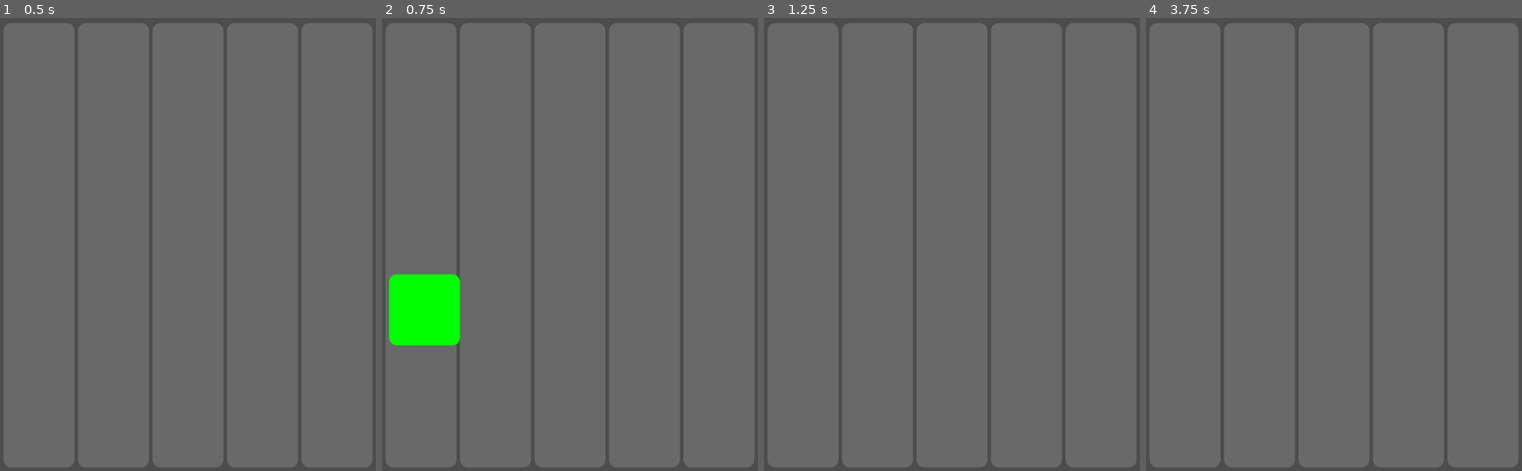
Above: before the commit, frames 1-4 (left to right).
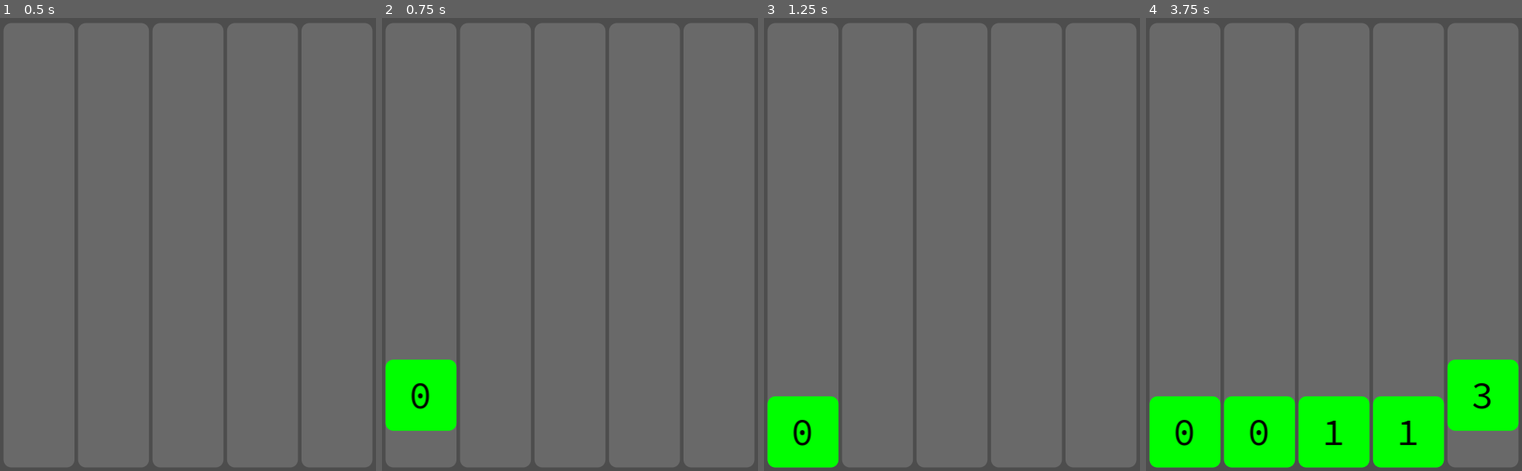
Above: after the commit, the same moments.

Repository: paulwrubel/merge-mania
Game: Godot game, scene res://Scenes/main.tscn
Two runs of this game, one before a commit and one after it. Both use one fixed random seed, a clock stepped at 60 frames per second and the inputs below.
Inputs (mouse positions are in pixels of both pictures, inside the frame that each line leads up to):
- Up to frame 1 (0.5 s): no input
- Up to frame 2 (0.75 s): tap Enter at 0.5 s; move the mouse to (419, 244) at 0.52 s; click (419, 244) at 0.67 s
- Up to frame 3 (1.25 s): no input
- Up to frame 4 (3.75 s): tap Space at 1.25, 2.75 s; move the mouse to (1258, 244) at 1.27 s; click (1258, 244) at 1.42 s; tap Enter at 2, 3.5 s; move the mouse to (1334, 244) at 2.02 s; click (1334, 244) at 2.17 s; move the mouse to (1409, 244) at 2.77 s; click (1409, 244) at 2.92 s; move the mouse to (1484, 244) at 3.52 s; click (1484, 244) at 3.67 s

Frame 1 is identical in both runs. In frame 2, 5.9% of the frame differs, in the area x 0-21%, y 56-92%; in frame 3, 3.0%; in frame 4, 15%, in the area x 0-100%, y 75-100%.

Commit message:
added better block functionality

Diff:
--- a/Scenes/block.tscn
+++ b/Scenes/block.tscn
@@ -1,6 +1,22 @@
-[gd_scene load_steps=2 format=3 uid="uid://ckgpk1anbcwl1"]
+[gd_scene load_steps=5 format=3 uid="uid://ckgpk1anbcwl1"]
 
 [ext_resource type="Script" path="res://Scripts/block.gd" id="1_vm013"]
+[ext_resource type="FontFile" uid="uid://bh6wkhea6qlt5" path="res://Resources/Fonts/static/SourceCodePro-Regular.ttf" id="2_ed2my"]
+
+[sub_resource type="Theme" id="Theme_kxd0y"]
+
+[sub_resource type="LabelSettings" id="LabelSettings_0r8dh"]
+font = ExtResource("2_ed2my")
+font_size = 32
+font_color = Color(0, 0, 0, 1)
 
 [node name="Block" type="Node2D"]
 script = ExtResource("1_vm013")
+
+[node name="BlockLabel" type="Label" parent="."]
+offset_right = 40.0
+offset_bottom = 40.0
+theme = SubResource("Theme_kxd0y")
+label_settings = SubResource("LabelSettings_0r8dh")
+horizontal_alignment = 1
+vertical_alignment = 1
--- a/Scripts/block.gd
+++ b/Scripts/block.gd
@@ -3,40 +3,48 @@
 
 var board: Board
 
-var grid_position_initial: Vector2
-var grid_position_final: Vector2
+var grid_position_initial: Vector2i
+var grid_position_final: Vector2i
 var size := Vector2(100, 100)
 var background_color := Color.GREEN
-var toggled_color := Color.BLUE
-var is_toggled := false
+var value: int
 
 const ROUNDED_CORNER_SIZE = 10
+
+func initialize(settings: Dictionary):
+	grid_position_initial = settings.grid_position_initial
+	grid_position_final = settings.grid_position_final
+	size = settings.size
+	board = settings.board
+	value = settings.value
 
 # Called when the node enters the scene tree for the first time.
 func _ready():
 	position = board.get_actual_location_from_grid(grid_position_initial)
 
 	var actual_location_to_anim_to = board.get_actual_location_from_grid(grid_position_final)
-
 	var tween = create_tween()
-	tween.tween_property(self, "position", actual_location_to_anim_to, 1) \
+	tween.tween_property(self, "position", actual_location_to_anim_to, 0.2) \
 		.set_ease(Tween.EASE_OUT) \
 		.set_trans(Tween.TRANS_EXPO)
-	tween.tween_callback(func(): board.add_block_at(grid_position_final, 1))
+	tween.tween_callback(func(): anim_callback(grid_position_final, value))
+
+	$BlockLabel.size = size
+	($BlockLabel.label_settings as LabelSettings).font_size = 48
+	$BlockLabel.text = str(value)
 
 # Called every frame. 'delta' is the elapsed time since the previous frame.
 func _process(_delta):
 	queue_redraw()
 
-#func _input_event(viewport: Viewport, event: InputEvent, shape_index: int):
-#	if event is InputEventMouseButton:
-#		if event.pressed and event.button_index == MOUSE_BUTTON_LEFT:
-#			# spawn a block
-#			BLOCK_SCENE.instantiate()
-
 func _draw():
 	var style_box = StyleBoxFlat.new()
 	style_box.set_corner_radius_all(ROUNDED_CORNER_SIZE)
-	style_box.bg_color = toggled_color if is_toggled else background_color
+	style_box.bg_color = background_color
 
-	draw_style_box(style_box, Rect2(position, size))
+	draw_style_box(style_box, Rect2(Vector2(0, 0), size))
+
+func anim_callback(final_pos: Vector2i, val: int):
+	board.add_block_at(final_pos, val)
+	board.advance_block_progression()
+	board.anim_lock = false
--- a/Scripts/board.gd
+++ b/Scripts/board.gd
@@ -10,34 +10,27 @@
 const column_count: int = 5
 const row_count: int = 6
 
-const pre_block_size = 100
-const pre_padding = 5
-const pre_rounding_radius = 5
-const pre_width = (pre_block_size * column_count) + (pre_padding * (column_count + 1))
-const pre_height = (pre_block_size * row_count) + (pre_padding * (row_count + 1))
+const pre_block_size := 100
+const pre_padding := 5
+const pre_rounding_radius := 5
+const pre_width := (pre_block_size * column_count) + (pre_padding * (column_count + 1))
+const pre_height := (pre_block_size * row_count) + (pre_padding * (row_count + 1))
 
-var scalar = viewport_width / pre_width
+var scalar := viewport_width / pre_width
 
-var block_size = pre_block_size * scalar
-var padding = pre_padding * scalar
-var width = pre_width * scalar
-var height = pre_height * scalar
+var block_size := pre_block_size * scalar
+var padding := pre_padding * scalar
+var width := pre_width * scalar
+var height := pre_height * scalar
 
-#position.y = viewport_height - (block_size * row_count) - (padding * 2)
-#var column_height: float = viewport_height - position.y - (padding * 2)
-#
-#var block_size: float = (viewport_width - (padding * (column_count + 1))) / column_count
+const steps_above_minimum_to_advance := 9
+const steps_above_minimum_to_drop := 4
+
+var anim_lock := false
+var current_level := 0
+var block_progression: Array[int] = [0, 0]
 
 var blocks: Array[Array] = []
-
-func get_actual_location_from_grid(grid_loc: Vector2) -> Vector2:
-	return Vector2(
-		padding + padding * grid_loc.x + block_size * grid_loc.x,
-		height - (padding * (grid_loc.y + 1) + block_size * (grid_loc.y + 1))
-	)
-
-func get_next_open_index_in_column(x: int) -> int:
-	return blocks[x].find(null)
 
 # Called when the node enters the scene tree for the first time.
 func _ready():
@@ -68,13 +61,51 @@
 func _process(delta):
 	pass
 
-func spawn_initial_block_at(position: Vector2, val: int):
+func get_actual_location_from_grid(grid_loc: Vector2) -> Vector2:
+	return Vector2(
+		padding + (padding * grid_loc.x) + (block_size * grid_loc.x),
+		height - ((padding * (grid_loc.y + 1)) + (block_size * (grid_loc.y + 1)))
+	)
+
+func get_next_open_index_in_column(x: int) -> int:
+	return blocks[x].find(null)
+
+func spawn_initial_block_at(position: Vector2i, val: int):
 	var block = BLOCK_SCENE.instantiate()
-	block.grid_position_initial = Vector2(position.x, row_count - 1)
-	block.grid_position_final = position
-	block.size = Vector2(block_size, block_size)
-	block.board = self
+	block.initialize({
+		"grid_position_initial": Vector2i(position.x, row_count - 1),
+		"grid_position_final": position,
+		"size": Vector2(block_size, block_size),
+		"board": self,
+		"value": val,
+	})
 	add_child(block)
+
+func try_spawn_initial_block_in(index: int):
+	var row_index = get_next_open_index_in_column(index)
+	if !anim_lock && row_index != -1:
+		# spawn a block
+		spawn_initial_block_at(Vector2(index, row_index), block_progression[0])
+		anim_lock = true
 
 func add_block_at(loc: Vector2, val: int):
 	blocks[loc.x][loc.y] = val
+
+func advance_block_progression():
+	block_progression.remove_at(0)
+	block_progression.push_back(select_next_block_in_progression())
+
+func select_next_block_in_progression():
+#	if (Math.random() < specialBlockOdds) {
+#		const magSample = Math.random();
+#		const magnitude = magSample < 0.6 ? 0 : magSample < 0.9 ? 1 : 2;
+#		return {
+#			type: "wildcard",
+#			magnitude: magnitude,
+#			directions: randomCherryPickFromArray(
+#				["north", "south", "east", "west"],
+#				randRangeInt(1, 4),
+#			),
+#		};
+#	}
+	return current_level + randi_range(0, steps_above_minimum_to_drop)
--- a/Scripts/column.gd
+++ b/Scripts/column.gd
@@ -2,6 +2,7 @@
 extends Area2D
 
 const BLOCK_SCENE := preload("res://Scenes/block.tscn")
+
 var board: Board
 
 var index: int
@@ -25,10 +26,7 @@
 func _input_event(viewport: Viewport, event: InputEvent, shape_index: int):
 	if event is InputEventMouseButton:
 		if event.pressed and event.button_index == MOUSE_BUTTON_LEFT:
-			var row_index = board.get_next_open_index_in_column(index)
-			if row_index != -1:
-				# spawn a block
-				board.spawn_initial_block_at(Vector2(index, row_index), 1)
+			board.try_spawn_initial_block_in(index)
 
 func _draw():
 	var style_box = StyleBoxFlat.new()
Not shown, added: Resources/Fonts/OFL.txt
Not shown, added: Resources/Fonts/README.txt
Binary file added: Resources/Fonts/SourceCodePro-Italic-VariableFont_wght.ttf
Not shown, added: Resources/Fonts/SourceCodePro-Italic-VariableFont_wght.ttf.import
Binary file added: Resources/Fonts/SourceCodePro-VariableFont_wght.ttf
Not shown, added: Resources/Fonts/SourceCodePro-VariableFont_wght.ttf.import
Binary file added: Resources/Fonts/static/SourceCodePro-Black.ttf
Not shown, added: Resources/Fonts/static/SourceCodePro-Black.ttf.import
Binary file added: Resources/Fonts/static/SourceCodePro-BlackItalic.ttf
Not shown, added: Resources/Fonts/static/SourceCodePro-BlackItalic.ttf.import
Binary file added: Resources/Fonts/static/SourceCodePro-Bold.ttf
Not shown, added: Resources/Fonts/static/SourceCodePro-Bold.ttf.import
(and 29 more such lines)
